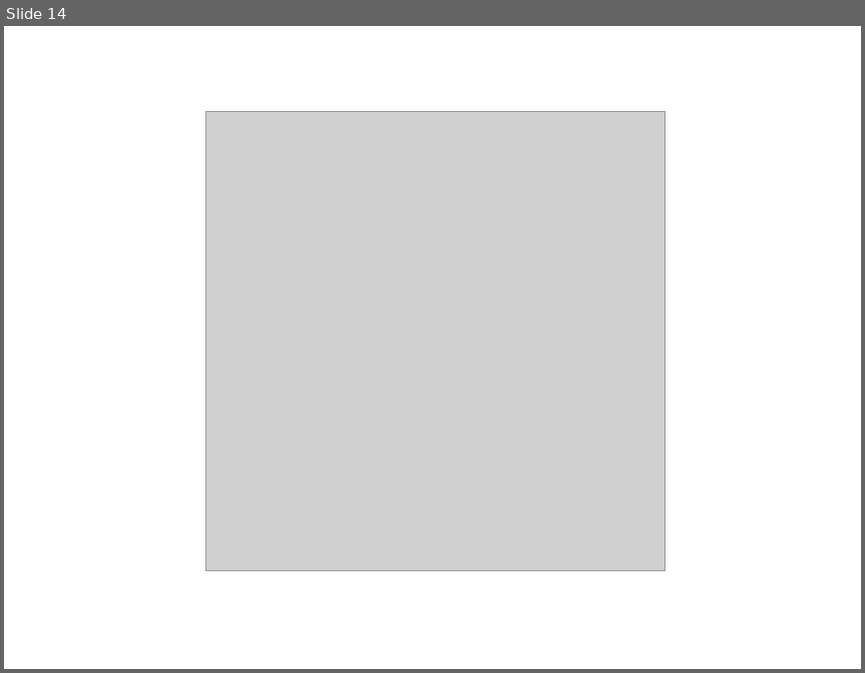
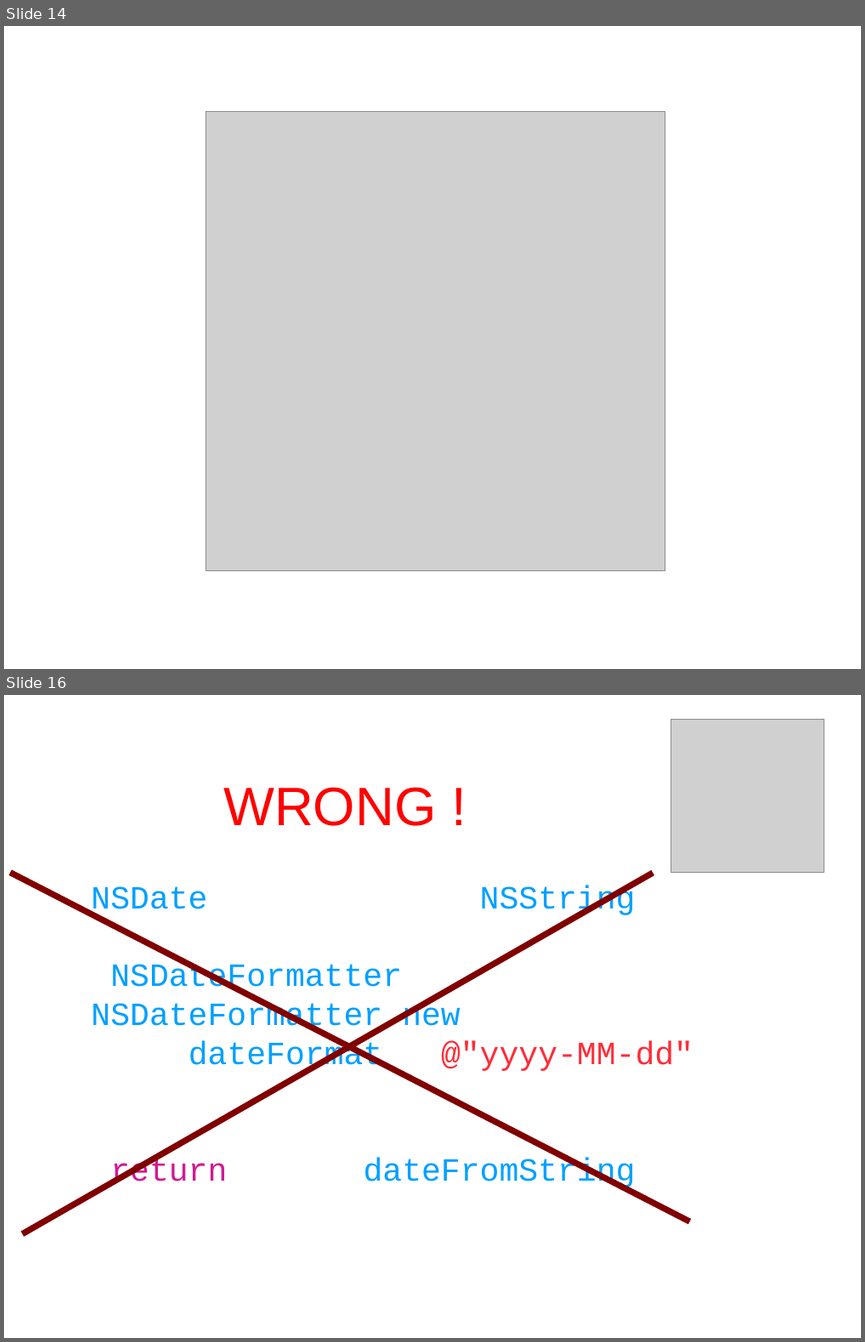
Before and after one commit to dodikk/ESLocale, a slide deck: article/slides/CalendarSqlite.odp. Shown one above the other, each under a label of ours: slide 14 before the commit, slides 14 and 16 after it; the slides between them are not shown. The pictures are 865x673 and 865x1342 pixels, drawn with LibreOffice and Linux fonts; fonts in the diff are those of the drawing; grey boxes stand for pictures; background and template pictures are left out. Boxes give left, top, right and bottom in pixels: in the first picture for what was removed or moved away, otherwise in the second. Text is boxed around its words. In the diff, an @@ line names an element or a change of style, - is before the commit and + after.

```diff
--- a/article/slides/CalendarSqlite.odp
+++ b/article/slides/CalendarSqlite.odp
@@ slide 16 added at <box>4,695,861,1338</box>, background picture (left out) @@
@@ picture added at <box>671,720,824,873</box> @@
@@ text added at <box>223,787,436,826</box>, 50 pt, text #FF0000 @@
+WRONG !
@@ line added from (10, 873) to (690, 1221), #800000 5.67 pt @@
@@ line added from (23, 1234) to (653, 873), #800000 5.67 pt @@
@@ text added at <box>52,885,713,1220</box>, 30 pt, text #00A0FF @@
+-(NSDate*)parseDate:( NSString* )date_
+{
+NSDateFormatter* df_ = [ NSDateFormatter new ];
+df_.dateFormat = @"yyyy-MM-dd";
+return [ df_ dateFromString: date_ ];
+}
```
Also in this commit, not shown: 6 slides changed, 9 other slides added, 2 slides removed, 11 other files.
